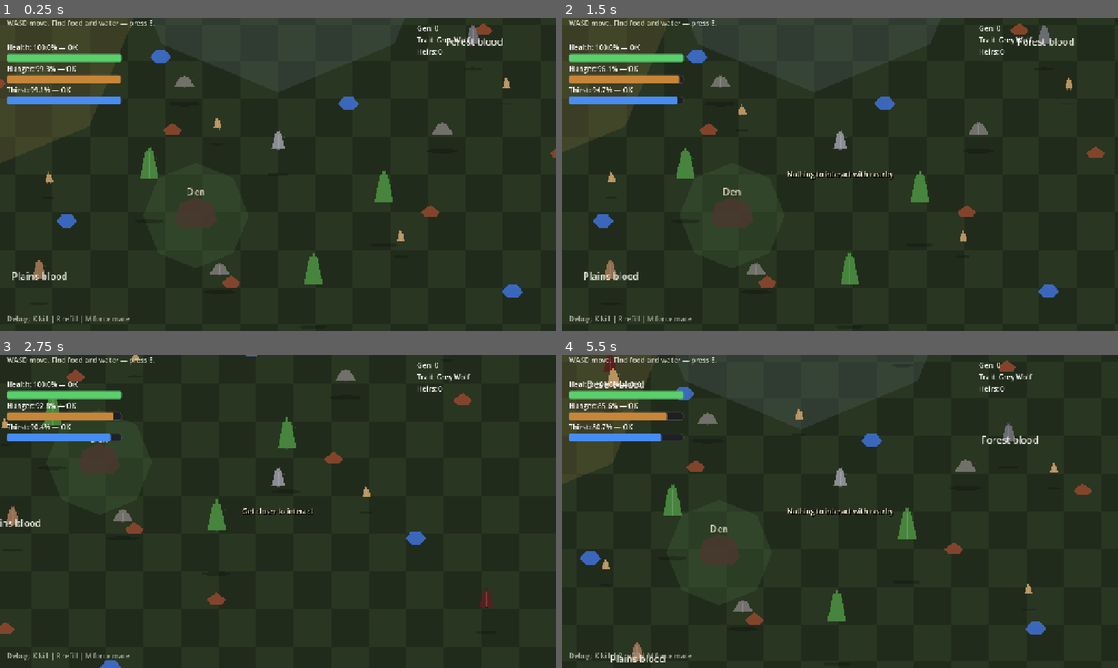
Above: before the commit, frames 1-4 (two rows, left to right).
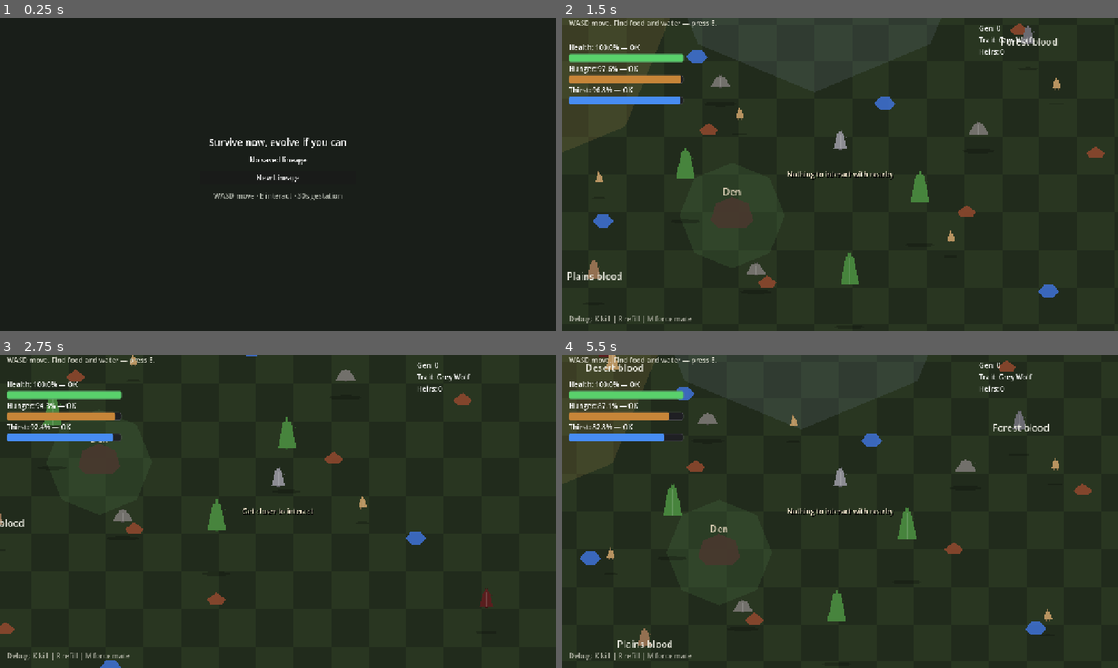
Above: after the commit, the same moments.

Repository: pettersonoaa/survive-evolve
Game: Godot game, scene res://scenes/ui/main_menu.tscn
Two runs of this game, one before a commit and one after it. Both use one fixed random seed, a clock stepped at 60 frames per second and the inputs below. Before the commit the project starts from res://scenes/main.tscn.
Inputs (mouse positions are in pixels of both pictures, inside the frame that each line leads up to):
- Up to frame 1 (0.25 s): no input
- Up to frame 2 (1.5 s): click (840, 177) at 0.5 s, where only the run after the commit has a clickable "New Lineage"; tap E (interact) at 1.25 s; hold D (move_right) from 1.28 s (still down); hold E (interact) from 1.28 s (still down)
- Up to frame 3 (2.75 s): release D (move_right) at 2.03 s; release E (interact) at 2.03 s; hold S (move_down) from 2.03 s (still down); tap E (interact) at 2.1 s
- Up to frame 4 (5.5 s): tap E (interact) at 2.75, 3.6, 4.25, 5.1 s; release S (move_down) at 2.78 s; hold D (move_right) 2.78-3.53 s; hold E (interact) 2.78-3.53 s; hold W (move_up) 3.53-4.28 s; hold E (interact) 4.28-5.03 s; hold A (move_left) from 4.28 s (still down)

The runs differ from the first frame. In frame 1, 23% of the frame differs, in the area x 0-100%, y 0-98%; in frame 2, 0.9%; in frame 3, 0.4%; in frame 4, 1.5%.

Commit message:
Add main menu for save continuation and expand map (STEP-25/26).
Continue/New lineage screen, load only on user choice, game over returns to menu, ground extent 48 per DEC-21.

Co-authored-by: Cursor <cursoragent@cursor.com>

Diff:
--- a/project.godot
+++ b/project.godot
@@ -16,7 +16,7 @@
 
 config/name="Survive now, evolve if you can"
 config/description="2.5D roguelike / survivor game (Romestead-inspired)"
-run/main_scene="res://scenes/main.tscn"
+run/main_scene="res://scenes/ui/main_menu.tscn"
 config/features=PackedStringArray("4.7", "Forward Plus")
 config/icon="res://icon.svg"
 
--- a/scenes/test/gestation_succession_test.tscn
+++ b/scenes/test/gestation_succession_test.tscn
@@ -1,9 +1,9 @@
 [gd_scene load_steps=3 format=3 uid="uid://gestation_succession_test"]
 
-[ext_resource type="PackedScene" uid="uid://main_scene" path="res://scenes/main.tscn" id="1_main"]
+[ext_resource type="PackedScene" uid="uid://world25d" path="res://scenes/world.tscn" id="1_world"]
 [ext_resource type="Script" path="res://scripts/test/gestation_succession_test.gd" id="2_test"]
 
 [node name="GestationSuccessionTest" type="Node"]
 script = ExtResource("2_test")
 
-[node name="Main" parent="." instance=ExtResource("1_main")]
+[node name="World" parent="." instance=ExtResource("1_world")]
--- a/scenes/test/integration_runner.tscn
+++ b/scenes/test/integration_runner.tscn
@@ -1,9 +1,9 @@
 [gd_scene load_steps=3 format=3 uid="uid://integration_runner"]
 
-[ext_resource type="PackedScene" uid="uid://main_scene" path="res://scenes/main.tscn" id="1_main"]
+[ext_resource type="PackedScene" uid="uid://world25d" path="res://scenes/world.tscn" id="1_world"]
 [ext_resource type="Script" path="res://scripts/test/integration_test.gd" id="2_test"]
 
 [node name="IntegrationRunner" type="Node"]
 script = ExtResource("2_test")
 
-[node name="Main" parent="." instance=ExtResource("1_main")]
+[node name="World" parent="." instance=ExtResource("1_world")]
--- /dev/null
+++ b/scenes/ui/main_menu.tscn
@@ -0,0 +1,58 @@
+[gd_scene load_steps=2 format=3 uid="uid://main_menu"]
+
+[ext_resource type="Script" path="res://scripts/ui/main_menu.gd" id="1_script"]
+
+[node name="MainMenu" type="Control"]
+layout_mode = 3
+anchors_preset = 15
+anchor_right = 1.0
+anchor_bottom = 1.0
+grow_horizontal = 2
+grow_vertical = 2
+script = ExtResource("1_script")
+
+[node name="Background" type="ColorRect" parent="."]
+layout_mode = 0
+anchor_right = 1.0
+anchor_bottom = 1.0
+color = Color(0.1, 0.12, 0.1, 1)
+
+[node name="Panel" type="VBoxContainer" parent="."]
+layout_mode = 0
+anchor_left = 0.5
+anchor_top = 0.5
+anchor_right = 0.5
+anchor_bottom = 0.5
+offset_left = -180.0
+offset_top = -90.0
+offset_right = 180.0
+offset_bottom = 90.0
+grow_horizontal = 2
+grow_vertical = 2
+theme_override_constants/separation = 14
+
+[node name="Title" type="Label" parent="Panel"]
+layout_mode = 2
+theme_override_font_sizes/font_size = 22
+text = "Survive now, evolve if you can"
+horizontal_alignment = 1
+
+[node name="Subtitle" type="Label" parent="Panel"]
+layout_mode = 2
+text = "No saved lineage"
+horizontal_alignment = 1
+
+[node name="ContinueButton" type="Button" parent="Panel"]
+layout_mode = 2
+text = "Continue Lineage"
+
+[node name="NewButton" type="Button" parent="Panel"]
+layout_mode = 2
+text = "New Lineage"
+
+[node name="Hint" type="Label" parent="Panel"]
+layout_mode = 2
+theme_override_colors/font_color = Color(0.7, 0.72, 0.68, 1)
+text = "WASD move · E interact · 30s gestation"
+horizontal_alignment = 1
+autowrap_mode = 2
--- a/scripts/autoload/lineage_save.gd
+++ b/scripts/autoload/lineage_save.gd
@@ -5,6 +5,7 @@
 const AUTOSAVE_INTERVAL := 45.0
 
 var _skip_load_once := false
+var _load_requested := false
 var _autosave_timer := 0.0
 
 @onready var _son_scene: PackedScene = preload("res://scenes/creatures/son_wolf.tscn")
@@ -35,7 +36,7 @@
 
 
 func should_load_on_start() -> bool:
-	if _skip_load_once or not has_save():
+	if _skip_load_once or not _load_requested or not has_save():
 		return false
 	for arg in OS.get_cmdline_args():
 		if arg.contains("integration_runner") or arg.contains("gestation_succession"):
@@ -43,9 +44,18 @@
 	return true
 
 
+func request_load() -> void:
+	_load_requested = true
+
+
+func peek_save() -> Dictionary:
+	return _read_save()
+
+
 func mark_new_run() -> void:
 	delete_save()
 	_skip_load_once = true
+	_load_requested = false
 
 
 func clear_skip_load_once() -> void:
--- a/scripts/ground_grid.gd
+++ b/scripts/ground_grid.gd
@@ -3,7 +3,7 @@
 
 
 @export var tile_size := 64
-@export var extent := 44
+@export var extent := 48
 
 const COLOR_A := Color(0.16, 0.21, 0.13, 1.0)
 const COLOR_B := Color(0.13, 0.17, 0.11, 1.0)
--- a/scripts/ui/game_over_screen.gd
+++ b/scripts/ui/game_over_screen.gd
@@ -40,4 +40,4 @@
 func _on_restart_pressed() -> void:
 	get_tree().paused = false
 	LineageSave.mark_new_run()
-	get_tree().reload_current_scene()
+	get_tree().change_scene_to_file("res://scenes/ui/main_menu.tscn")
--- /dev/null
+++ b/scripts/ui/main_menu.gd
@@ -0,0 +1,32 @@
+extends Control
+
+const WORLD_SCENE := preload("res://scenes/world.tscn")
+
+@onready var _continue_btn: Button = $Panel/ContinueButton
+@onready var _new_btn: Button = $Panel/NewButton
+@onready var _subtitle: Label = $Panel/Subtitle
+
+
+func _ready() -> void:
+	_continue_btn.visible = LineageSave.has_save()
+	_subtitle.text = "Generation %d saved" % _peek_generation() if LineageSave.has_save() else "No saved lineage"
+	_continue_btn.pressed.connect(_on_continue_pressed)
+	_new_btn.pressed.connect(_on_new_pressed)
+
+
+func _on_continue_pressed() -> void:
+	if not LineageSave.has_save():
+		return
+	LineageSave.request_load()
+	get_tree().change_scene_to_packed(WORLD_SCENE)
+
+
+func _on_new_pressed() -> void:
+	LineageSave.mark_new_run()
+	get_tree().change_scene_to_packed(WORLD_SCENE)
+
+
+func _peek_generation() -> int:
+	var data := LineageSave.peek_save()
+	var lineage: Dictionary = data.get("lineage", {})
+	return int(lineage.get("generation", 0))
Not shown, changed: docs/PROTOTYPE_PLAN.md
Not shown, changed: docs/PROTOTYPE_STATUS.md
